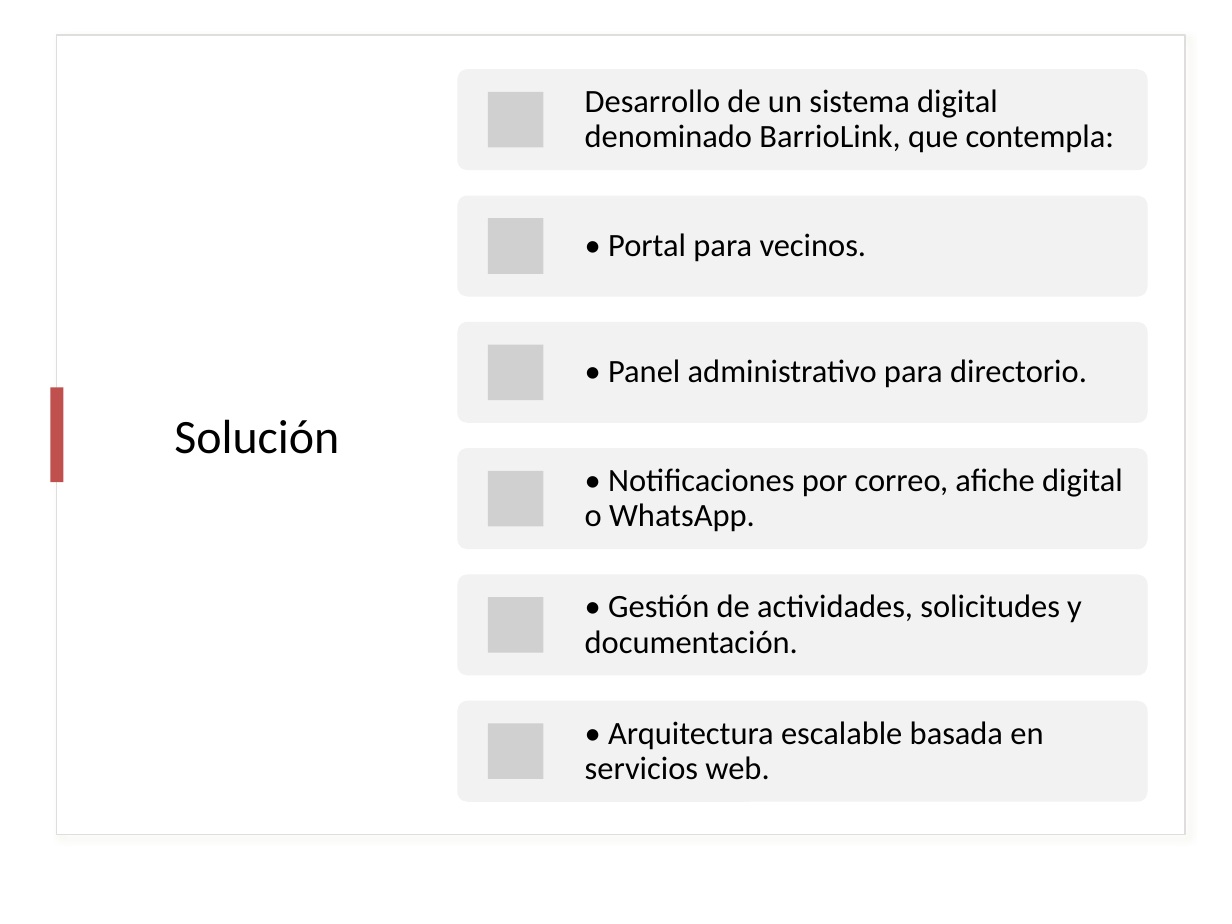
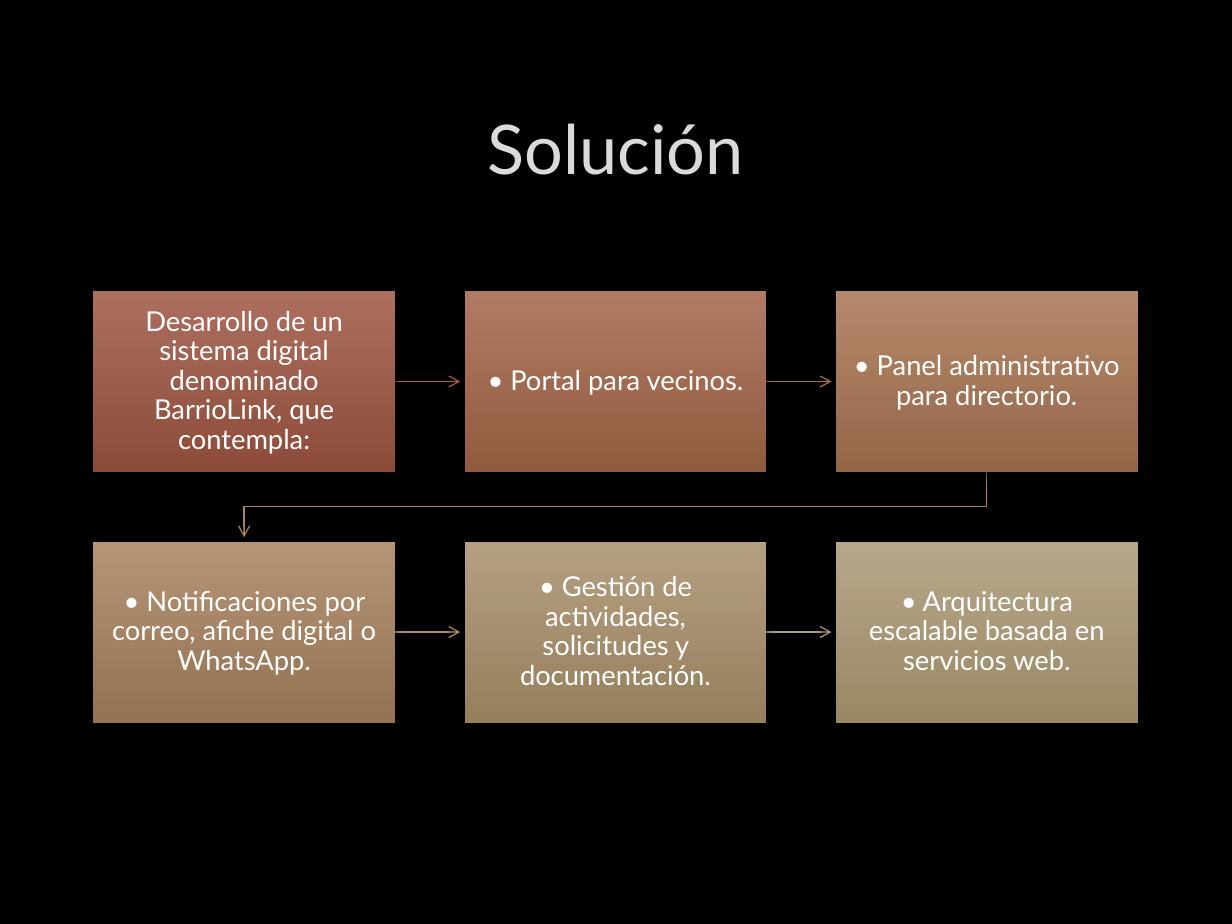
Before and after one commit to DalizC/PTY4614, a slide deck: slide 7 of Equipo 09/Fase 2/Evidencias Proyecto/Presentacion.pptx. Drawn at 1232x924 pixels with LibreOffice and Linux fonts; fonts in the diff are those of the drawing; grey boxes stand for pictures; background and template pictures are left out. Boxes give left, top, right and bottom in pixels: in the first picture for what was removed or moved away, otherwise in the second. Text is boxed around its words. In the diff, an @@ line names an element or a change of style, - is before the commit and + after.

```diff
--- a/Equipo 09/Fase 2/Evidencias Proyecto/Presentacion.pptx
+++ b/Equipo 09/Fase 2/Evidencias Proyecto/Presentacion.pptx
@@ background #FFFFFF to picture (left out) @@
@@ rectangle removed at (57,34,1185,834) @@
@@ title "Solución": place and size @@
-title "Solución" at (174,419,339,454)
+title "Solución" at (488,123,744,175)
@@ title "Solución" at (488,123,744,175): size 28 to 40 pt, font Calibri to Lato, text colour #000000 to #DADADA, letter outline none to #404040 0.75 pt @@
@@ text "Desarrollo de un sistema digital ...": place and size @@
-text "Desarrollo de un sistema digital ..." at (585,89,1115,153)
+text "Desarrollo de un sistema digital ..." at (145,311,342,454)
@@ text "• Portal para vecinos.": place and size @@
-text "• Portal para vecinos." at (608,233,867,262)
+text "• Portal para vecinos." at (510,370,744,395)
@@ text "• Panel administrativo para directorio.": place and size @@
-text "• Panel administrativo para directorio." at (608,359,1087,388)
+text "• Panel administrativo para directorio." at (877,355,1119,410)
@@ rectangle removed at (51,387,63,482) @@
@@ size 19 to 16 pt, font Calibri to Lato, text colour #000000 to #FFFFFF; alignment left to centre; less space between paragraphs in 6 elements at (877,355,1119,410), (520,576,711,685), (869,591,1105,670), (510,370,744,395), (145,311,342,454), (112,591,377,675) @@
@@ text "• Notificaciones por correo, afiche ...": place and size @@
-text "• Notificaciones por correo, afiche ..." at (585,468,1123,532)
+text "• Notificaciones por correo, afiche ..." at (112,591,377,675)
@@ text "• Gestión de actividades, solicitudes ...": place and size @@
-text "• Gestión de actividades, solicitudes ..." at (585,594,1082,654)
+text "• Gestión de actividades, solicitudes ..." at (520,576,711,685)
@@ text "• Arquitectura escalable basada en ...": place and size @@
-text "• Arquitectura escalable basada en ..." at (585,721,1043,780)
+text "• Arquitectura escalable basada en ..." at (869,591,1105,670)
@@ group added at (94,291,1138,723): 6 rectangles, 5 freeform shapes @@
@@ group removed at (457,69,1147,802): 6 rounded rectangles, 6 pictures @@
```
Also in this commit, not shown: 12 other slides changed, 1 slide added, 1 slide removed.
